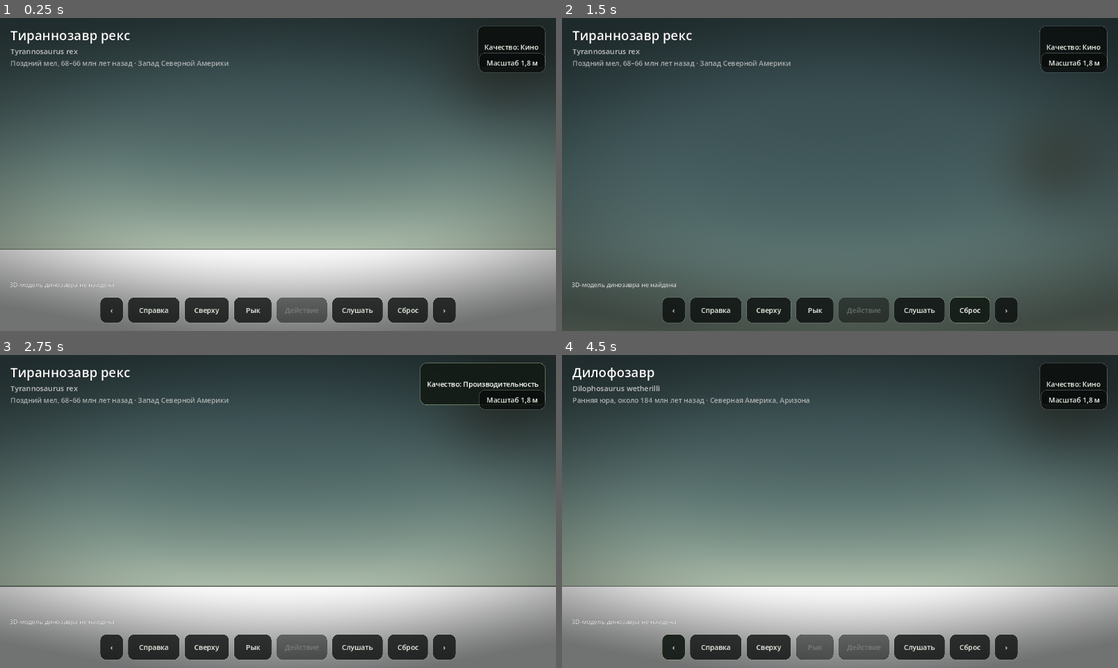
Above: before the commit, frames 1-4 (two rows, left to right).
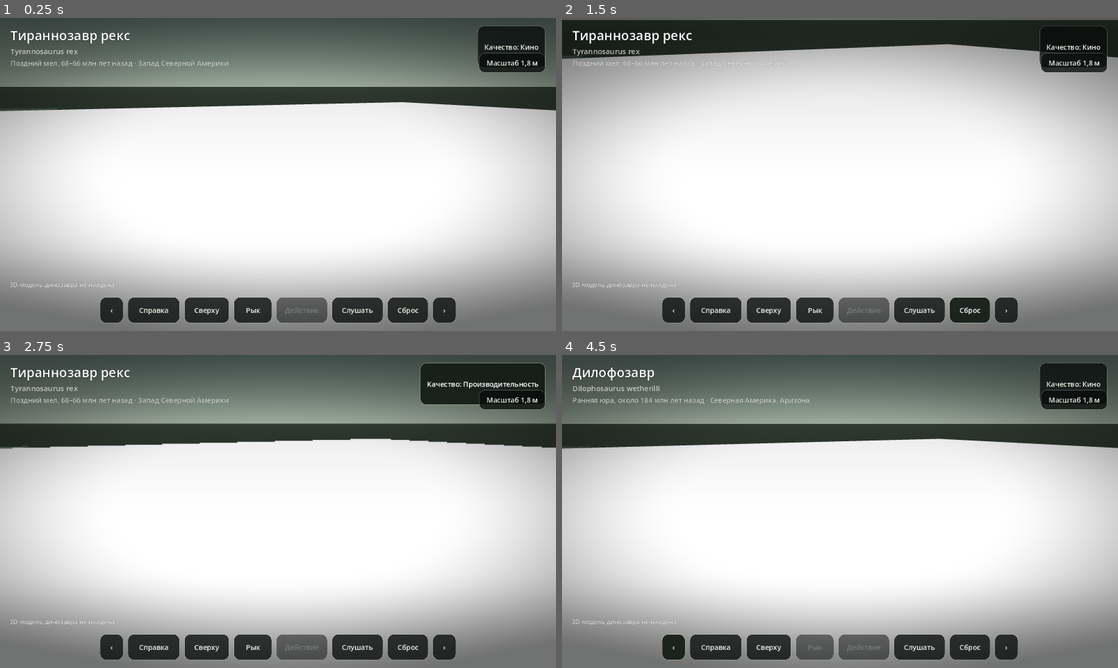
Above: after the commit, the same moments.

Repository: artemkz147-ship-it/RAZNOE147
Game: Godot game, scene res://scenes/main.tscn
Two runs of this game, one before a commit and one after it. Both use one fixed random seed, a clock stepped at 60 frames per second and the inputs below.
Inputs:
- Up to frame 1 (0.25 s): no input
- Up to frame 2 (1.5 s): click "Сверху" at 0.5 s; click "Сброс" at 1.25 s
- Up to frame 3 (2.75 s): click "Качество: Кино" at 2 s
- Up to frame 4 (4.5 s): click "Качество: Производительность" at 2.75 s; click "Качество: Высокое" at 3.5 s; click "‹" at 4.25 s

The runs differ from the first frame. In frame 1, 71% of the frame differs, in the area x 0-100%, y 0-74%; in frame 2, 88%, in the area x 0-100%, y 0-100%; in frame 3, 70%; in frame 4, 71%.

Commit message:
dino: fix framing and add bounded free camera movement

Diff:
--- a/scripts/orbit_camera.gd
+++ b/scripts/orbit_camera.gd
@@ -1,36 +1,43 @@
 extends Node3D
 
-@export var min_distance := 2.0
-@export var max_distance := 34.0
+@export var min_distance := 0.9
+@export var max_distance := 36.0
 @export var rotation_speed := 0.005
 @export var zoom_speed := 0.012
-@export var min_pitch_degrees := -60.0
-@export var max_pitch_degrees := 89.0
-@export var smoothing_speed := 8.0
+@export var pan_speed := 0.018
+@export var min_pitch_degrees := -78.0
+@export var max_pitch_degrees := 0.0
+@export var smoothing_speed := 9.0
+@export var meadow_half_extent := 24.0
 
 @onready var pitch_node: Node3D = $CameraPitch
 @onready var camera: Camera3D = $CameraPitch/Camera3D
 
-var _yaw := 0.0
-var _pitch := deg_to_rad(12.0)
+var _yaw := deg_to_rad(-24.0)
+var _pitch := deg_to_rad(-14.0)
 var _distance := 8.0
-var _target_yaw := 0.0
-var _target_pitch := deg_to_rad(12.0)
+var _target_yaw := deg_to_rad(-24.0)
+var _target_pitch := deg_to_rad(-14.0)
 var _target_distance := 8.0
+var _default_distance := 8.0
+var _default_focus := Vector3.ZERO
+var _default_focus_height := 1.2
 var _focus_center := Vector3.ZERO
-var _focus_height := 1.65
+var _focus_height := 1.2
 var _target_focus_center := Vector3.ZERO
-var _target_focus_height := 1.65
+var _target_focus_height := 1.2
 var _touches: Dictionary = {}
 var _last_pinch_distance := -1.0
+var _last_pan_center := Vector2.ZERO
 var _mouse_dragging := false
+var _mouse_panning := false
 var _tap_time_msec := 0
 
 func _ready() -> void:
     _apply_immediate()
 
 func _process(delta: float) -> void:
-    var t: float = clampf(delta * smoothing_speed, 0.0, 1.0)
+    var t := clampf(delta * smoothing_speed, 0.0, 1.0)
     _yaw = lerp_angle(_yaw, _target_yaw, t)
     _pitch = lerpf(_pitch, _target_pitch, t)
     _distance = lerpf(_distance, _target_distance, t)
@@ -39,29 +46,46 @@
     _apply_transform()
 
 func focus_target(center: Vector3, radius: float) -> void:
-    _target_focus_center = center
-    _target_focus_height = clampf(radius * 0.35, 1.2, 5.5)
-    _target_distance = clampf(radius * 2.4, min_distance, max_distance)
+    var safe_radius := maxf(radius, 0.35)
+    _default_focus = _clamp_focus(center)
+    _default_focus_height = clampf(safe_radius * 0.42, 0.28, 4.8)
+    _default_distance = clampf(safe_radius * 2.15, 1.45, max_distance)
+    _target_focus_center = _default_focus
+    _target_focus_height = _default_focus_height
+    _target_distance = _default_distance
+    _target_yaw = deg_to_rad(-28.0)
+    _target_pitch = deg_to_rad(-13.0 if safe_radius < 2.0 else -16.0)
+    camera.fov = 40.0 if safe_radius < 1.5 else 47.0
 
 func reset_view() -> void:
-    _target_yaw = 0.0
-    _target_pitch = deg_to_rad(12.0)
-    _target_distance = 8.0
+    _target_focus_center = _default_focus
+    _target_focus_height = _default_focus_height
+    _target_distance = _default_distance
+    _target_yaw = deg_to_rad(-28.0)
+    _target_pitch = deg_to_rad(-14.0)
 
 func set_top_view() -> void:
-    _target_pitch = deg_to_rad(86.0)
+    _target_pitch = deg_to_rad(-72.0)
+    _target_distance = clampf(maxf(_default_distance * 1.35, 5.0), min_distance, max_distance)
 
 func set_side_view() -> void:
-    _target_pitch = deg_to_rad(12.0)
+    _target_pitch = deg_to_rad(-14.0)
+    _target_distance = _default_distance
 
 func _unhandled_input(event: InputEvent) -> void:
     if event is InputEventScreenTouch:
         if event.pressed:
             _touches[event.index] = event.position
-            var now: int = Time.get_ticks_msec()
+            var now := Time.get_ticks_msec()
             if _touches.size() == 1 and now - _tap_time_msec < 260:
                 _toggle_top_view()
             _tap_time_msec = now
+            if _touches.size() >= 2:
+                var pts: Array = _touches.values()
+                var a := pts[0] as Vector2
+                var b := pts[1] as Vector2
+                _last_pinch_distance = a.distance_to(b)
+                _last_pan_center = (a + b) * 0.5
         else:
             _touches.erase(event.index)
             _last_pinch_distance = -1.0
@@ -73,13 +97,16 @@
         if _touches.size() == 1:
             _orbit(event.relative)
         elif _touches.size() >= 2:
-            var points: Array = _touches.values()
-            var point_a: Vector2 = points[0] as Vector2
-            var point_b: Vector2 = points[1] as Vector2
-            var pinch_distance: float = point_a.distance_to(point_b)
+            var pts: Array = _touches.values()
+            var a := pts[0] as Vector2
+            var b := pts[1] as Vector2
+            var pinch_distance := a.distance_to(b)
+            var pan_center := (a + b) * 0.5
             if _last_pinch_distance > 0.0:
                 _zoom((_last_pinch_distance - pinch_distance) * zoom_speed)
+                _pan(pan_center - _last_pan_center)
             _last_pinch_distance = pinch_distance
+            _last_pan_center = pan_center
         get_viewport().set_input_as_handled()
         return
 
@@ -88,16 +115,21 @@
             _mouse_dragging = event.pressed
             if event.double_click and event.pressed:
                 _toggle_top_view()
+        elif event.button_index == MOUSE_BUTTON_RIGHT or event.button_index == MOUSE_BUTTON_MIDDLE:
+            _mouse_panning = event.pressed
         elif event.pressed and event.button_index == MOUSE_BUTTON_WHEEL_UP:
             _zoom(-0.75)
         elif event.pressed and event.button_index == MOUSE_BUTTON_WHEEL_DOWN:
             _zoom(0.75)
 
-    if event is InputEventMouseMotion and _mouse_dragging:
-        _orbit(event.relative)
+    if event is InputEventMouseMotion:
+        if _mouse_dragging:
+            _orbit(event.relative)
+        elif _mouse_panning:
+            _pan(event.relative)
 
 func _toggle_top_view() -> void:
-    if rad_to_deg(_target_pitch) > 60.0:
+    if rad_to_deg(_target_pitch) < -55.0:
         set_side_view()
     else:
         set_top_view()
@@ -110,8 +142,23 @@
         deg_to_rad(max_pitch_degrees)
     )
 
+func _pan(delta: Vector2) -> void:
+    var yaw_basis := Basis(Vector3.UP, _target_yaw)
+    var right := yaw_basis.x.normalized()
+    var forward := (-yaw_basis.z).normalized()
+    var scale := pan_speed * clampf(_target_distance / 8.0, 0.55, 2.0)
+    _target_focus_center += (-right * delta.x + forward * delta.y) * scale
+    _target_focus_center = _clamp_focus(_target_focus_center)
+
 func _zoom(delta: float) -> void:
     _target_distance = clampf(_target_distance + delta, min_distance, max_distance)
+
+func _clamp_focus(value: Vector3) -> Vector3:
+    return Vector3(
+        clampf(value.x, -meadow_half_extent, meadow_half_extent),
+        maxf(value.y, 0.0),
+        clampf(value.z, -meadow_half_extent, meadow_half_extent)
+    )
 
 func _apply_immediate() -> void:
     _focus_center = _target_focus_center
@@ -122,7 +169,7 @@
     _apply_transform()
 
 func _apply_transform() -> void:
-    global_position = _focus_center
+    global_position = _clamp_focus(_focus_center)
     rotation.y = _yaw
     pitch_node.rotation.x = _pitch
     camera.position = Vector3(0.0, _focus_height, _distance)
